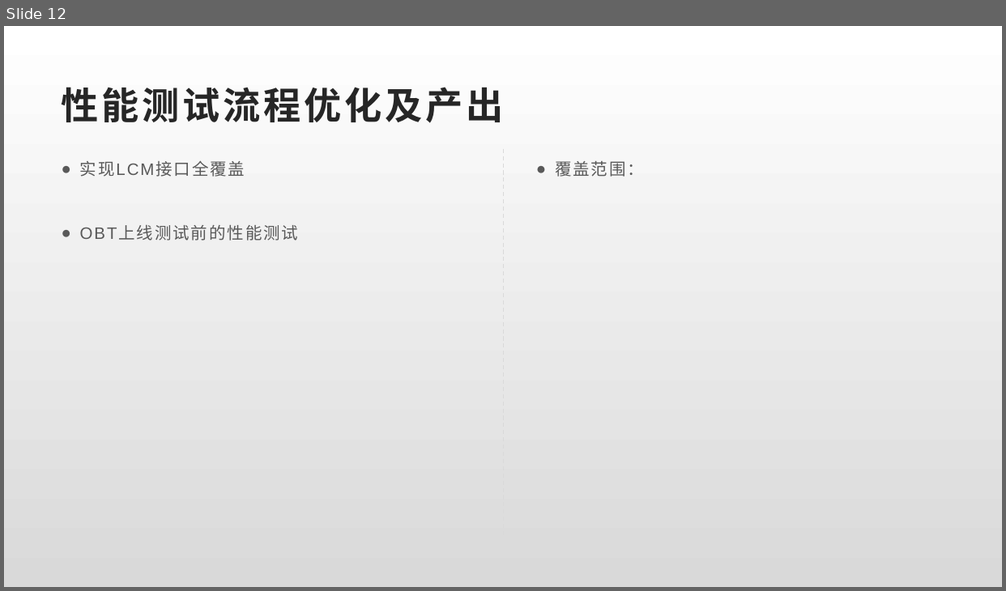
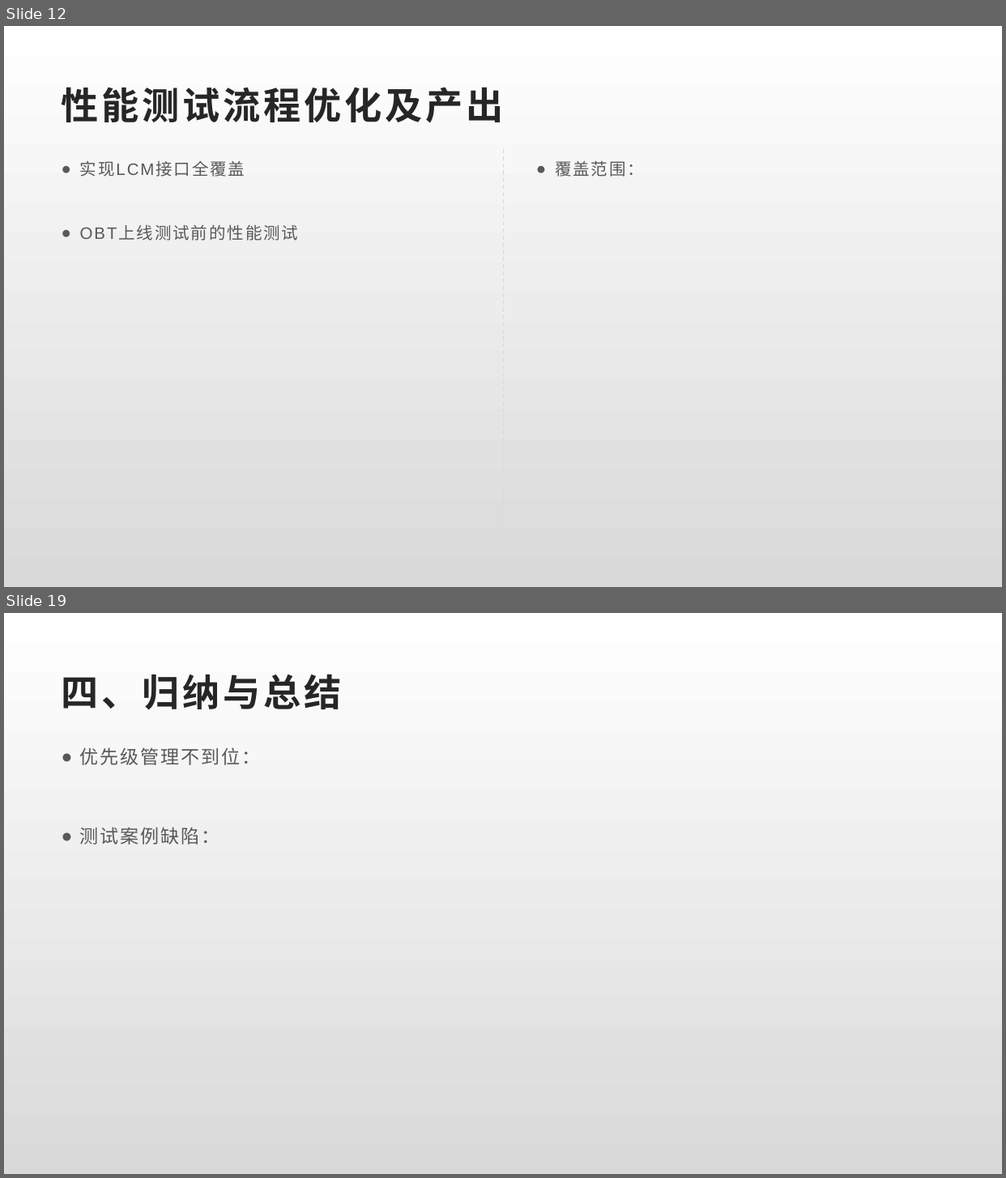
Before and after one commit to Rexixe1993/JavaScriptLesson, a slide deck: 全球版灌篮OBT复盘总结.pptx. Shown one above the other, each under a label of ours: slide 12 before the commit, slides 12 and 19 after it; the slides between them are not shown. The pictures are 1006x591 and 1006x1178 pixels, drawn with LibreOffice and Linux fonts; fonts in the diff are those of the drawing. Boxes give left, top, right and bottom in pixels: in the first picture for what was removed or moved away, otherwise in the second. Text is boxed around its words. In the diff, an @@ line names an element or a change of style, - is before the commit and + after.

```diff
--- a/全球版灌篮OBT复盘总结.pptx
+++ b/全球版灌篮OBT复盘总结.pptx
@@ slide 19 added at (4, 613, 1002, 1174), background gradient #FFFFFF to #D9D9D9 @@
@@ title added at (62, 674, 342, 710), 36 pt, text #262626, bold @@
+四、归纳与总结
@@ text added at (80, 747, 261, 845), 18 pt, text #595959 @@
+● 优先级管理不到位：
+● 测试案例缺陷：
```
Also in this commit, not shown: 1 slide changed, 5 other slides added.
